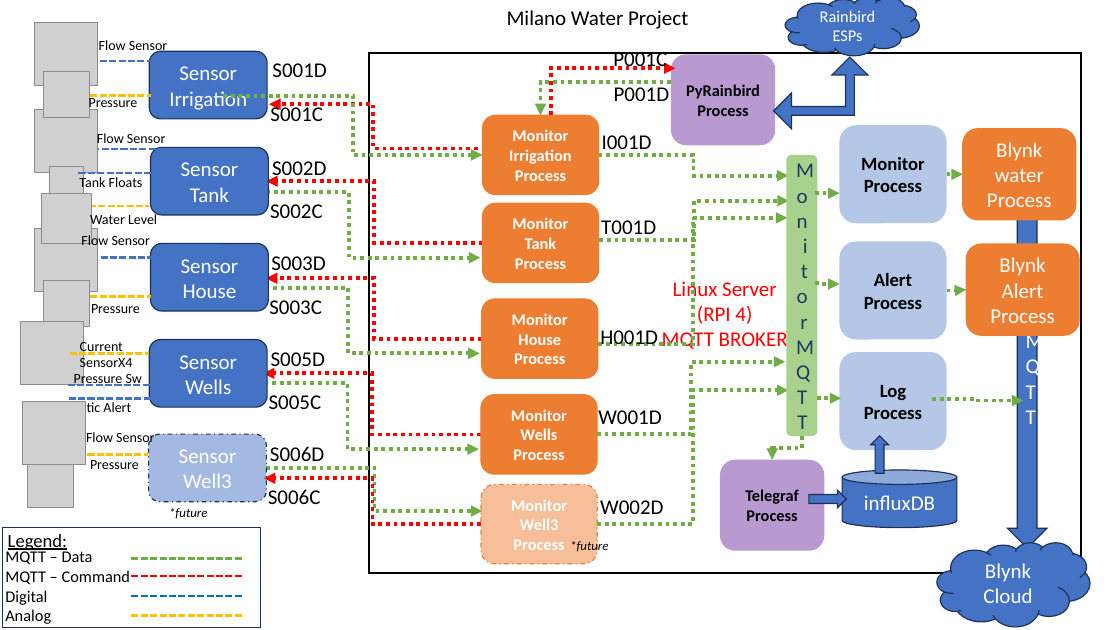
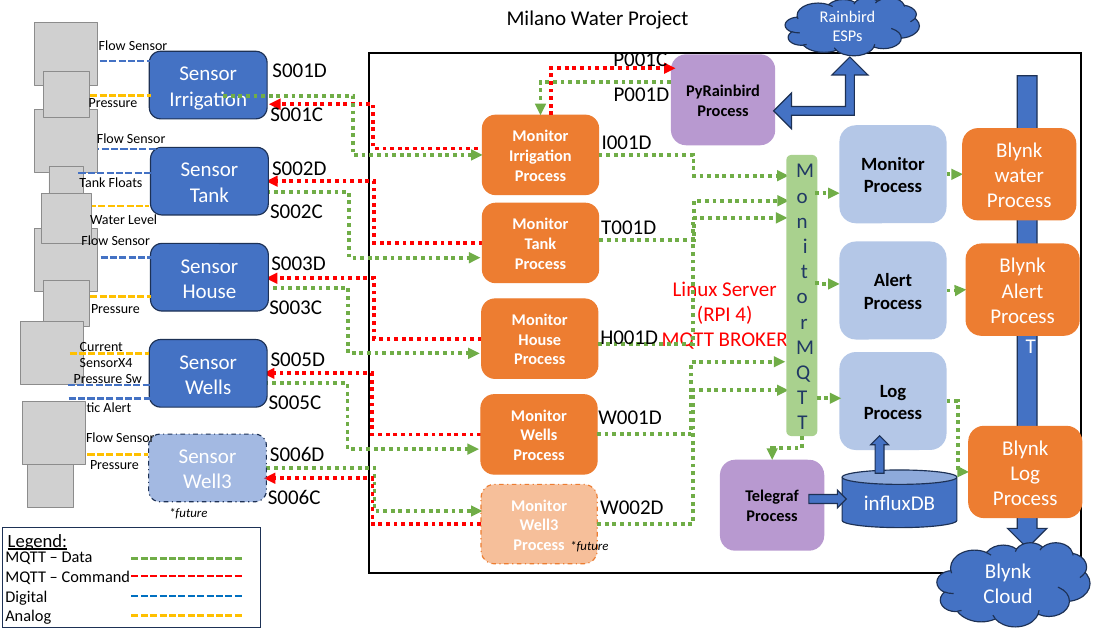
Before and after one commit to whitejv/MilanoWaterProject, a slide deck: slide 1 of MWP.pptx. Drawn at 1120x630 pixels with LibreOffice and Linux fonts; fonts in the diff are those of the drawing; grey boxes stand for pictures. Boxes give left, top, right and bottom in pixels: in the first picture for what was removed or moved away, otherwise in the second. Text is boxed around its words. In the diff, an @@ line names an element or a change of style, - is before the commit and + after.

```diff
--- a/MWP.pptx
+++ b/MWP.pptx
@@ down arrow "MQTT" resized from (x1=1007, y1=218, x2=1047, y2=548) to (x1=1007, y1=76, x2=1047, y2=548) @@
@@ elbow arrow moved from (933, 399) - (1023, 401) to (947, 401) - (969, 472) @@
@@ rounded rectangle added at (x1=969, y1=427, x2=1082, y2=518), fill #ED7D31, outline #ED7D31 1 pt, 18 pt, text #FFFFFF @@
+Blynk
+Log
+Process
```
Also in this commit, not shown: 1 other slide changed, 1 other file.
